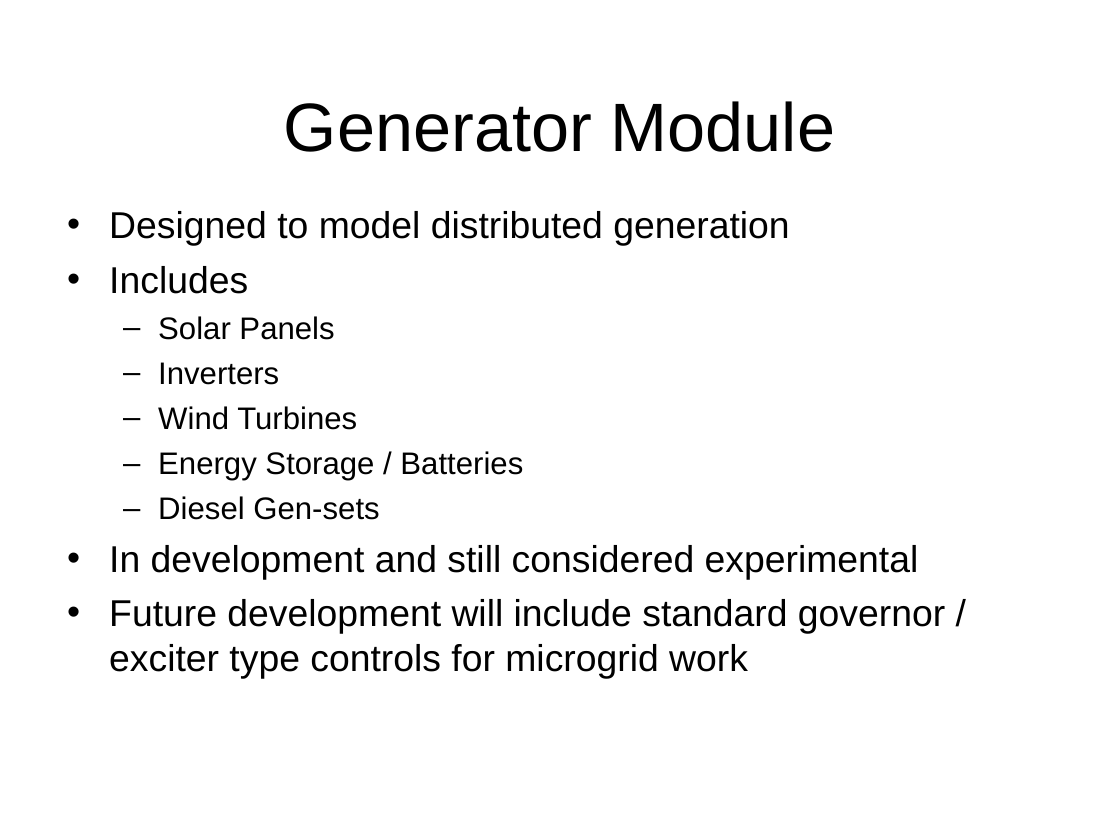
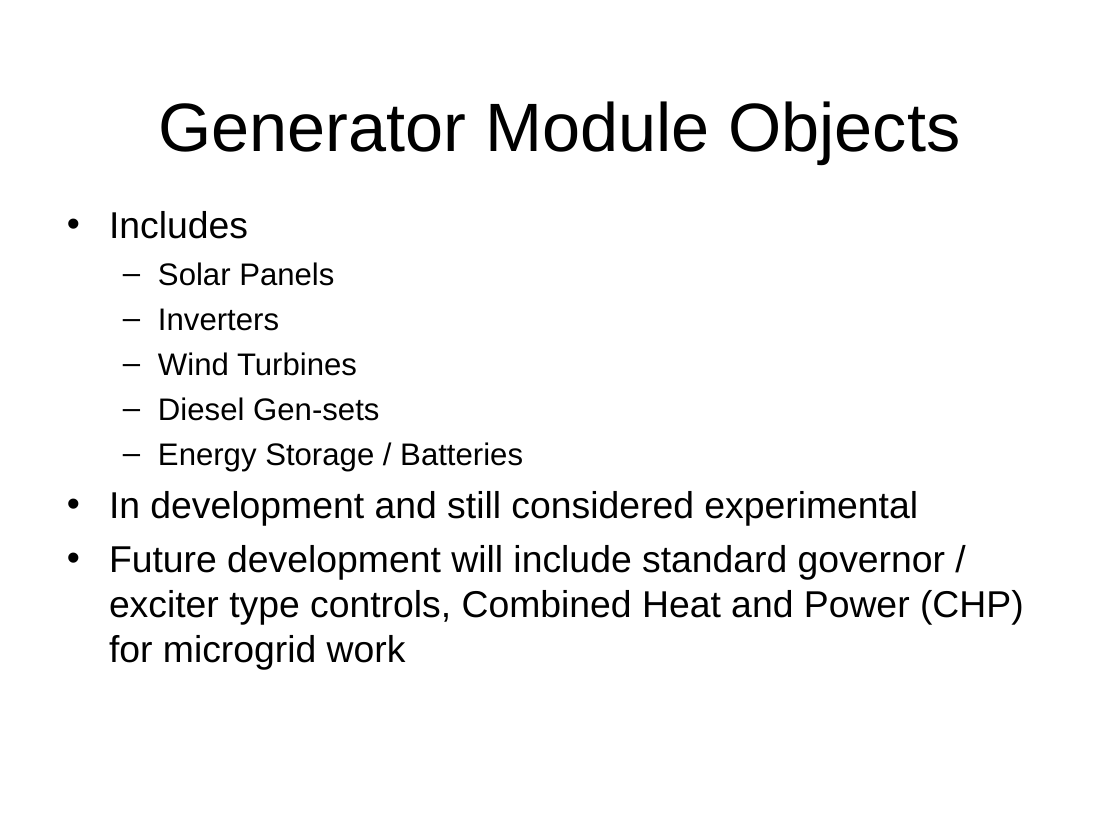
Before and after one commit to gridlab-d/course, a slide deck: slide 4 of ThreeDayCourse_v22/Day2/4.4 - Generator Module.ppt (slide 2 before the commit). Drawn at 1120x840 pixels with LibreOffice and Linux fonts; fonts in the diff are those of the drawing; background and template pictures are left out. Boxes give left, top, right and bottom in pixels: in the first picture for what was removed or moved away, otherwise in the second. Text is boxed around its words. In the diff, an @@ line names an element or a change of style, - is before the commit and + after.

Commit message:
Added modified generator module presentation for the three day course.

```diff
--- a/ThreeDayCourse_v22/Day2/4.4 - Generator Module.ppt
+++ b/ThreeDayCourse_v22/Day2/4.4 - Generator Module.ppt
@@ title at (158, 101, 961, 164): text changed @@
-Generator Module
+Generator Module Objects
@@ text at (109, 211, 789, 246): paragraph removed @@
-• Designed to model distributed generation
@@ text at (158, 397, 379, 421): paragraph added @@
+  – Diesel Gen-sets
@@ text at (158, 496, 379, 520): paragraph removed @@
-  – Diesel Gen-sets
@@ text at (109, 545, 1024, 669): text changed @@
-• Future development will include standard governor / exciter type controls for microgrid work
+• Future development will include standard governor / exciter type controls, Combined Heat and Power (CHP) for microgrid work
```
Also in this commit, not shown: 2 other slides changed, 14 slides added, 3 slides removed.
